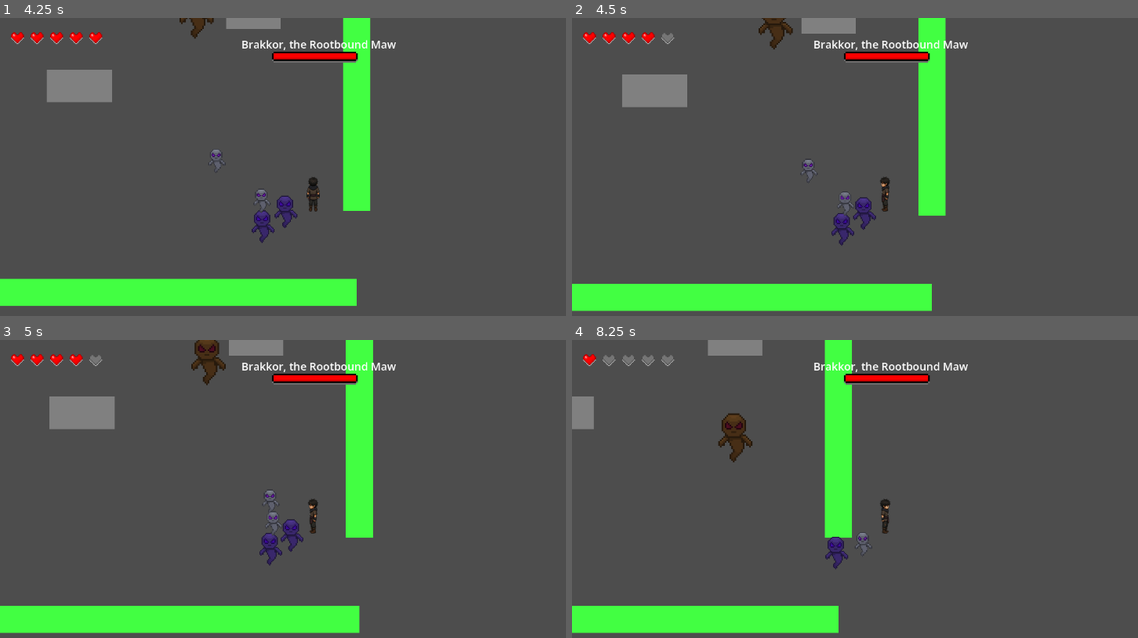
Above: before the commit, frames 1-4 (two rows, left to right).
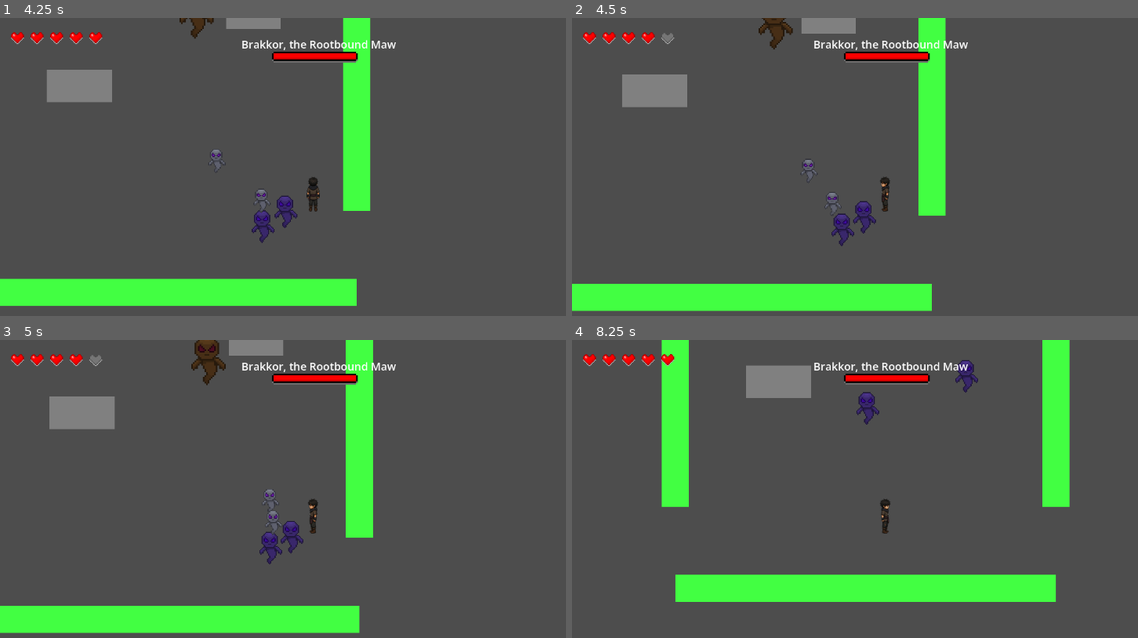
Above: after the commit, the same moments.

Repository: yenpish/chazo-fatebound
Game: Godot game, scene res://scenes/ui/title_screen.tscn
The game is run twice, just before and just after one commit, with the same random seed, the same clock (stepped at 60 frames per second) and the same inputs. The engine's default icon, where the game draws it, is replaced by a stand-in: a white triangle on a blue panel in a dark square.
Inputs:
- Up to frame 1 (4.25 s): click "Start Demo" at 0.5 s; hold D (move_right) 1.28-2.03 s; tap Space (attack) every 0.75 s from 1.35 to 3.6 s; hold S (move_down) 2.03-2.78 s; hold D (move_right) 2.78-3.53 s; hold W (move_up) from 3.53 s (still down)
- Up to frame 2 (4.5 s): release W (move_up) at 4.28 s; hold A (move_left) from 4.28 s (still down); tap Space (attack) at 4.35 s
- Up to frame 3 (5 s): keep holding A (move_left); tap R (restart) at 4.9 s
- Up to frame 4 (8.25 s): tap Space (attack) every 0.75 s from 5.1 to 8.1 s; tap F3 (debug_toggle, bound only after the commit) at 5.65 s; release A (move_left) at 5.78 s; hold S (move_down) 5.78-6.53 s; hold D (move_right) 6.53-7.28 s; hold W (move_up) 7.28-8.03 s; tap R (restart) at 8 s; hold D (move_right) from 8.03 s (still down)

Frame 1 is identical in both runs. In frame 2, 0.4% of the frame differs, in the area x 44-54%, y 58-77%; in frame 3, 0.3%; in frame 4, 23%, in the area x 0-88%, y 0-99%.

Commit message:
feat: improve enemy combat feedback and debug systems

Diff:
--- a/project.godot
+++ b/project.godot
@@ -56,6 +56,11 @@
 "events": [Object(InputEventKey,"resource_local_to_scene":false,"resource_name":"","device":-1,"window_id":0,"alt_press …(192 unchanged characters)…
 ]
 }
+debug_toggle={
+"deadzone": 0.2,
+"events": [Object(InputEventKey,"resource_local_to_scene":false,"resource_name":"","device":-1,"window_id":0,"alt_pressed":false,"shift_pressed":false,"ctrl_pressed":false,"meta_pressed":false,"pressed":false,"keycode":0,"physical_keycode":4194334,"key_label":0,"unicode":0,"location":0,"echo":false,"script":null)
+]
+}
 
 [physics]
 
--- a/scenes/levels/mossgrave_outskirts.tscn
+++ b/scenes/levels/mossgrave_outskirts.tscn
@@ -10,6 +10,7 @@
 [ext_resource type="PackedScene" uid="uid://5si1mv5g3aug" path="res://scenes/items/shard_vision_trigger.tscn" id="5_8dlh8"]
 [ext_resource type="PackedScene" uid="uid://cxm0syi8213s5" path="res://scenes/items/demo_end_trigger.tscn" id="6_0rlci"]
 [ext_resource type="PackedScene" uid="uid://b3fp8jn237357" path="res://scenes/ui/boss_hp_bar.tscn" id="9_ltq4k"]
+[ext_resource type="Script" uid="uid://bcegx0ticd8jx" path="res://scripts/debug/debug_manager.gd" id="11_7asg6"]
 
 [sub_resource type="RectangleShape2D" id="RectangleShape2D_ivkax"]
 size = Vector2(50, 900)
@@ -165,5 +166,8 @@
 
 [node name="BossHpBar" parent="." unique_id=1335113807 instance=ExtResource("9_ltq4k")]
 
+[node name="DebugManager" type="Node" parent="." unique_id=1594459143 groups=["debug_manager"]]
+script = ExtResource("11_7asg6")
+
 [connection signal="hp_changed" from="Player" to="HUD" method="update_hp"]
 [connection signal="player_died" from="Player" to="HUD" method="show_game_over"]
--- /dev/null
+++ b/scripts/debug/debug_manager.gd
@@ -0,0 +1,13 @@
+extends Node
+
+var debug_enabled: bool = false
+
+
+func _input(event: InputEvent) -> void:
+	if event.is_action_pressed("debug_toggle"):
+		debug_enabled = !debug_enabled
+
+		if debug_enabled:
+			print("DEBUG MODE: ON")
+		else:
+			print("DEBUG MODE: OFF")
--- a/scripts/enemies/enemy_base.gd
+++ b/scripts/enemies/enemy_base.gd
@@ -1,5 +1,6 @@
 extends CharacterBody2D
 
+# === Enemy Stats ===
 @export var max_hp: int = 3
 @export var move_speed: float = 90.0
 @export var contact_damage: int = 1
@@ -7,15 +8,23 @@
 @export var chase_range: float = 600.0
 @export var stop_distance: float = 35.0
 
-@onready var damage_area: Area2D = get_node_or_null("DamageArea")
-@onready var placeholder_sprite: Sprite2D = get_node_or_null("PlaceholderSprite")
+# === Node References ===
+@onready var damage_area: Area2D = $DamageArea
+@onready var placeholder_sprite: Sprite2D = $PlaceholderSprite
 
+# === State Variables ===
 var current_hp: int
 var can_damage_player: bool = true
+var is_dead: bool = false
 var player: Node2D = null
-var is_dead: bool = false
 var original_sprite_modulate: Color
 
+# === Hitstop / knockback ===
+var is_hitstopped: bool = false
+var hitstop_timer: float = 0.0
+
+# === Debug ===
+var debug_label: Label = null
 
 func _ready() -> void:
 	motion_mode = CharacterBody2D.MOTION_MODE_FLOATING
@@ -25,12 +34,19 @@
 		original_sprite_modulate = placeholder_sprite.modulate
 
 	find_player()
-
+	setup_debug_label()
 	print(name, " ready with HP: ", current_hp)
 
+func _physics_process(delta: float) -> void:
+	if is_dead:
+		return
 
-func _physics_process(_delta: float) -> void:
-	if is_dead:
+	# Hitstop handling
+	if is_hitstopped:
+		hitstop_timer -= delta
+		if hitstop_timer <= 0:
+			is_hitstopped = false
+		move_and_slide()
 		return
 
 	if player == null:
@@ -38,16 +54,15 @@
 
 	chase_player()
 	check_player_contact_damage()
-
+	update_debug_label()
+	move_and_slide()
 
 func find_player() -> void:
 	player = get_tree().get_first_node_in_group("player") as Node2D
 
-
 func chase_player() -> void:
 	if player == null:
 		velocity = Vector2.ZERO
-		move_and_slide()
 		return
 
 	var direction_to_player := player.global_position - global_position
@@ -58,69 +73,80 @@
 	else:
 		velocity = Vector2.ZERO
 
-	move_and_slide()
-
-
 func check_player_contact_damage() -> void:
-
-	if damage_area == null:
-		return
-
-	if not can_damage_player:
+	if not can_damage_player or damage_area == null:
 		return
 
 	var bodies := damage_area.get_overlapping_bodies()
-
 	for body in bodies:
 		if body == self:
 			continue
-
 		if body.is_in_group("player") and body.has_method("take_damage"):
 			body.take_damage(contact_damage)
 			start_damage_cooldown()
 			break
-
 
 func start_damage_cooldown() -> void:
 	can_damage_player = false
 	await get_tree().create_timer(damage_cooldown).timeout
 	can_damage_player = true
 
-
+# === Damage, hitstop, knockback, flash ===
 func take_damage(amount: int) -> void:
 	if is_dead:
 		return
 
 	current_hp -= amount
 	current_hp = max(current_hp, 0)
-
 	print(name, " took ", amount, " damage. HP left: ", current_hp)
 
 	flash_hit()
 
+	# Only apply hitstop and knockback for non-boss enemies
+	if not is_in_group("boss"):
+		is_hitstopped = true
+		hitstop_timer = 0.12
+		if player != null:
+			var dir = (global_position - player.global_position).normalized()
+			velocity = dir * 200  # visible knockback
+
 	if current_hp <= 0:
 		die()
-
 
 func flash_hit() -> void:
 	if placeholder_sprite == null:
 		return
-
-	placeholder_sprite.modulate = Color(2.0, 2.0, 2.0, 1.0)
-
+	placeholder_sprite.modulate = Color(2, 2, 2, 1)
 	await get_tree().create_timer(0.08).timeout
-
-	if is_dead:
-		return
-
 	if is_instance_valid(placeholder_sprite):
 		placeholder_sprite.modulate = original_sprite_modulate
 
+# === Debug Label ===
+func setup_debug_label() -> void:
+	debug_label = Label.new()
+	debug_label.visible = false
+	debug_label.position = Vector2(-20, -50)
+	debug_label.scale = Vector2(0.7, 0.7)
+	add_child(debug_label)
 
+func update_debug_label() -> void:
+	if debug_label == null:
+		return
+
+	var debug_manager = get_tree().get_first_node_in_group("debug_manager")
+	if debug_manager == null:
+		debug_label.visible = false
+		return
+
+	if debug_manager.debug_enabled:
+		debug_label.visible = true
+		debug_label.text = "HP: " + str(current_hp)
+	else:
+		debug_label.visible = false
+
+# === Death ===
 func die() -> void:
 	is_dead = true
 	velocity = Vector2.ZERO
-
 	print(name, " defeated")
-
 	queue_free()
Not shown, added: scripts/debug/debug_manager.gd.uid
